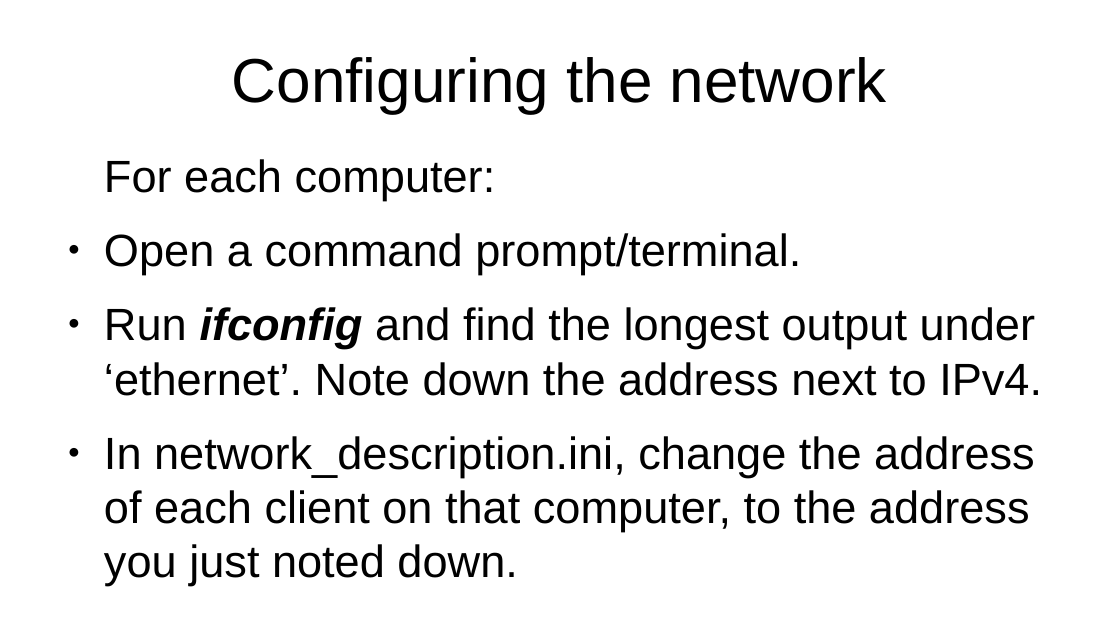
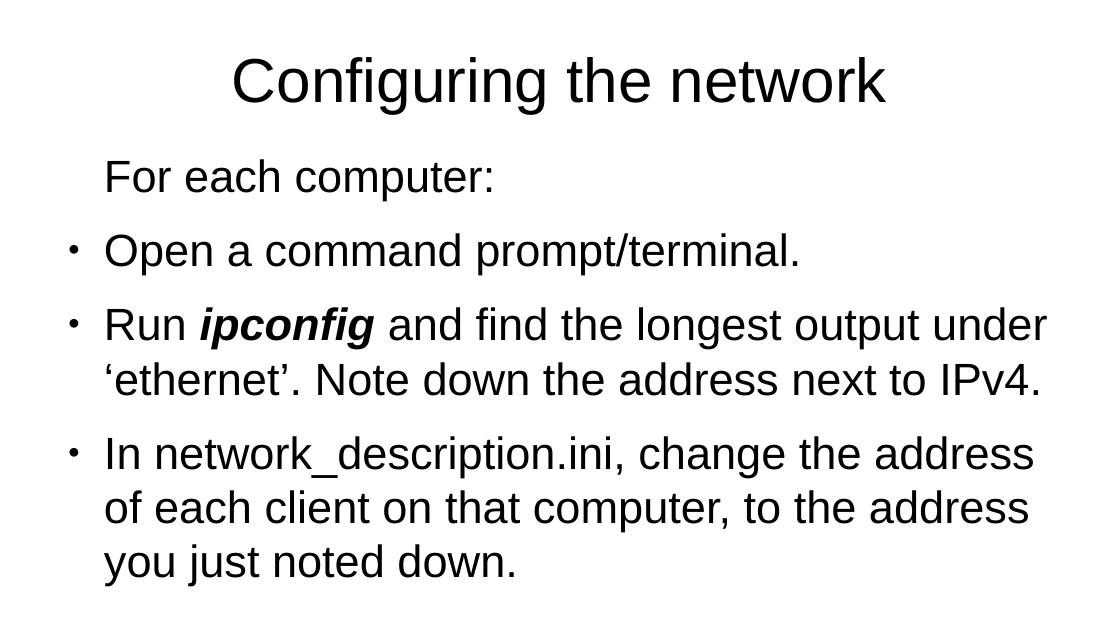
Before and after one commit to seventeenmagpie/skope-mrshim, a slide deck: slide 10 of shimmer/docs/user_guide_with_images.odp (slide 9 before the commit). Drawn at 1120x630 pixels with LibreOffice and Linux fonts; fonts in the diff are those of the drawing. Boxes give left, top, right and bottom in pixels: in the first picture for what was removed or moved away, otherwise in the second. Text is boxed around its words. In the diff, an @@ line names an element or a change of style, - is before the commit and + after.

```diff
--- a/shimmer/docs/user_guide_with_images.odp
+++ b/shimmer/docs/user_guide_with_images.odp
@@ text at (104, 307, 1047, 396): text changed @@
-● Run ifconfig and find the longest output under ‘ethernet’. Note down the address next to IPv4.
+● Run ipconfig and find the longest output under ‘ethernet’. Note down the address next to IPv4.
```
Also in this commit, not shown: 24 other slides changed, 3 slides added, 1 other file.
